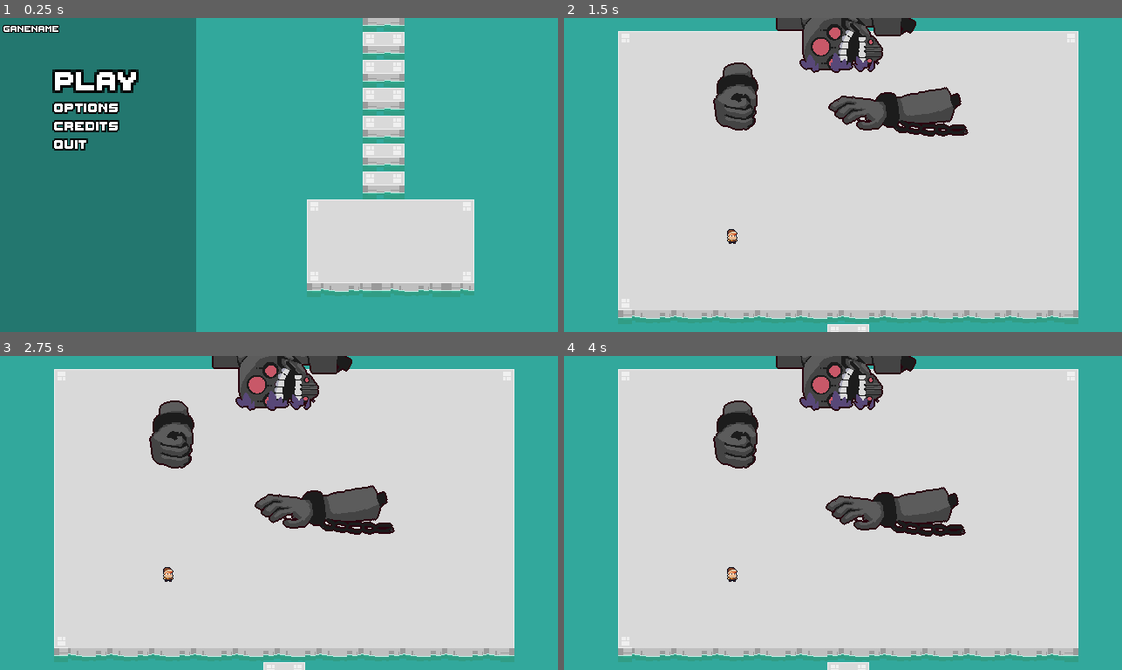
Above: before the commit, frames 1-4 (two rows, left to right).
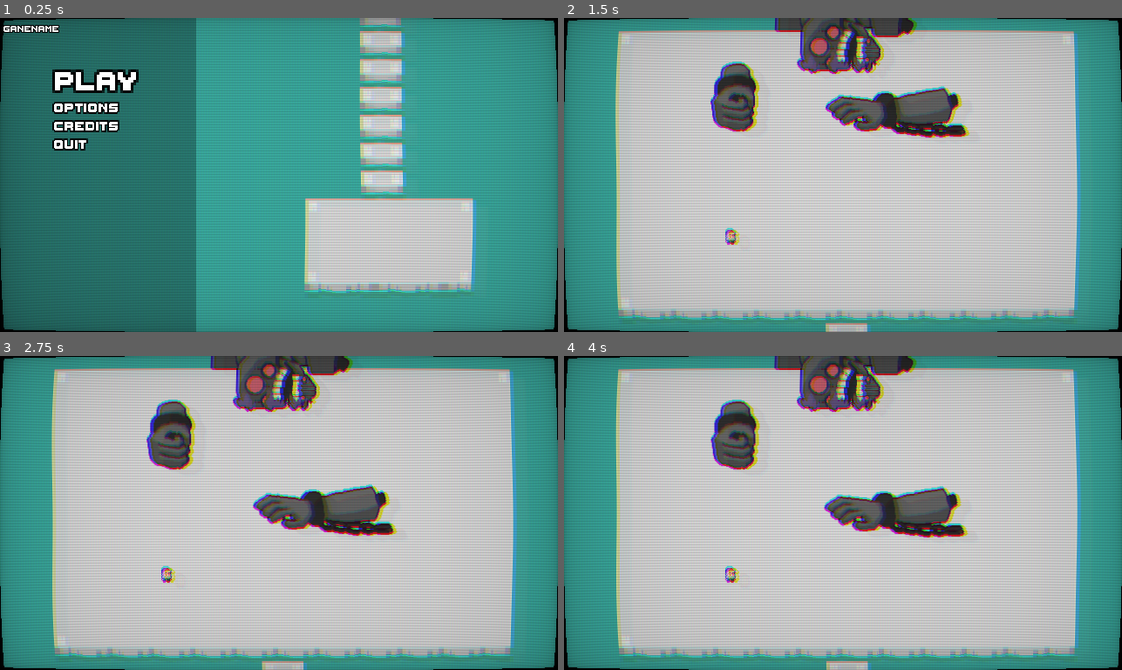
Above: after the commit, the same moments.

Repository: MassBitchen/GameNameJam_A
Game: Godot game, scene res://scenes/main_scene.tscn
The game is run twice, just before and just after one commit, with the same random seed, the same clock (stepped at 60 frames per second) and the same inputs.
Inputs (mouse positions are in pixels of both pictures, inside the frame that each line leads up to):
- Up to frame 1 (0.25 s): no input
- Up to frame 2 (1.5 s): click (664, 80) at 0.5 s; move the mouse to (965, 159) at 1.27 s; hold D (move_right) from 1.28 s (still down); hold E (E) from 1.28 s (still down)
- Up to frame 3 (2.75 s): tap W (W) at 1.55, 2.1 s; move the mouse to (167, 528) at 2.02 s; release D (move_right) at 2.03 s; release E (E) at 2.03 s; hold S (move_down) from 2.03 s (still down); tap E (E) at 2.3 s
- Up to frame 4 (4 s): move the mouse to (898, 443) at 2.77 s; release S (move_down) at 2.78 s; hold E (E) 2.78-3.53 s; hold D (move_right) from 2.78 s (still down); tap W (W) at 3.05 s; move the mouse to (815, 575) at 3.52 s; tap Q (Q) at 3.6 s; tap E (E) at 3.8 s

The runs differ from the first frame. In frame 1, 24% of the frame differs, in the area x 0-100%, y 0-100%; in frame 2, 54%; in frame 3, 57%; in frame 4, 55%.

Commit message:
crt shaders

Diff:
--- /dev/null
+++ b/assets/shaders/crt.gdshader
@@ -0,0 +1,124 @@
+//---CRT Shader---
+shader_type canvas_item;
+
+uniform float wobble_speed: hint_range(0.0, 1.0) = 0.1;
+uniform float wobble_frequency: hint_range(0.0, 1.0) = 0.3;
+uniform float wobble_strength: hint_range(0.0, 1.0) = 0.5;
+uniform float fisheye: hint_range(0.0, 1.0) = 0.25;
+uniform float brighten: hint_range(0.0, 3.0) = 0.65;
+uniform float scanline_count : hint_range(0, 1800) = 240.0;
+uniform float scanline_movespeed : hint_range(0.0, 10.0) = 0.5;
+uniform float horizontal_scanline_strength: hint_range(0.0, 1.0) = 0.4;
+uniform float vertical_scanline_strength: hint_range(0.0, 1.0) = 0.02;
+uniform float chromatic: hint_range(0.0, 10.0) = 2.0;
+uniform float ghosting: hint_range(0.0, 0.3) = 0.05;
+uniform float vignette: hint_range(0.0, 1.0) = 0.05;
+uniform vec3 edge_color: source_color = vec3(1.0, 1.0, 1.0);
+
+uniform sampler2D SCREEN_TEXTURE: hint_screen_texture, filter_nearest, repeat_disable;
+
+uniform float bloomRadius = 1.0;
+uniform float bloomThreshold = 1.0;
+uniform float bloomIntensity = 1.0;
+
+vec3 GetBloomPixel(sampler2D tex, vec2 uv, vec2 texPixelSize) {
+	vec2 uv2 = floor(uv / texPixelSize) * texPixelSize;
+	uv2 += texPixelSize * .001;
+	vec3 tl = max(texture(tex, uv2).rgb - bloomThreshold, 0.0);
+	vec3 tr = max(texture(tex, uv2 + vec2(texPixelSize.x, 0.0)).rgb - bloomThreshold, 0.0);
+	vec3 bl = max(texture(tex, uv2 + vec2(0.0, texPixelSize.y)).rgb - bloomThreshold, 0.0);
+	vec3 br = max(texture(tex, uv2 + vec2(texPixelSize.x, texPixelSize.y)).rgb - bloomThreshold, 0.0);
+	vec2 f = fract( uv / texPixelSize );
+
+	vec3 tA = mix( tl, tr, f.x );
+	vec3 tB = mix( bl, br, f.x );
+
+	return mix( tA, tB, f.y );
+}
+
+vec3 GetBloom(sampler2D tex, vec2 uv, vec2 texPixelSize) {
+	vec3 bloom = vec3(0.0);
+	vec2 off = vec2(1) * texPixelSize * bloomRadius;
+	bloom += GetBloomPixel(tex, uv + off * vec2(-1, -1), texPixelSize * bloomRadius) * 0.292893;
+	bloom += GetBloomPixel(tex, uv + off * vec2(-1, 0), texPixelSize * bloomRadius) * 0.5;
+	bloom += GetBloomPixel(tex, uv + off * vec2(-1, 1), texPixelSize * bloomRadius) * 0.292893;
+	bloom += GetBloomPixel(tex, uv + off * vec2(0, -1), texPixelSize * bloomRadius) * 0.5;
+	bloom += GetBloomPixel(tex, uv + off * vec2(0, 0), texPixelSize * bloomRadius) * 1.0;
+	bloom += GetBloomPixel(tex, uv + off * vec2(0, 1), texPixelSize * bloomRadius) * 0.5;
+	bloom += GetBloomPixel(tex, uv + off * vec2(1, -1), texPixelSize * bloomRadius) * 0.292893;
+	bloom += GetBloomPixel(tex, uv + off * vec2(1, 0), texPixelSize * bloomRadius) * 0.5;
+	bloom += GetBloomPixel(tex, uv + off * vec2(1, 1), texPixelSize * bloomRadius) * 0.292893;
+	bloom /= 4.171573f;
+	return bloom;
+}
+
+vec2 uv_curve(vec2 uv)
+{
+	uv = (uv - 0.5) * 2.0;
+
+
+	uv.x *= 1.0 + pow(abs(uv.y) * fisheye, 3.0);
+	uv.y *= 1.0 + pow(abs(uv.x) * fisheye, 3.0);
+
+	//The scale part (you can delete it when you want)
+	//uv /= 1.04;
+
+	uv = (uv/2.0) + 0.5;
+	return uv;
+}
+
+
+void fragment()
+{
+	// Fisheye
+	vec2 uv = uv_curve(SCREEN_UV);
+
+	// Wobble effect
+	float x = sin(wobble_speed*TIME+uv.y*wobble_frequency*14.0)*sin(wobble_speed*2.5*TIME+uv.y*wobble_frequency*20.0)*0.004*wobble_strength;
+
+	// Chromatic aberration
+	vec2 chromatic_uv = uv + vec2(x, 0);
+	float r = texture(SCREEN_TEXTURE, chromatic_uv+SCREEN_PIXEL_SIZE.x*vec2(chromatic, chromatic), 0.0).r+0.05;
+	float g = texture(SCREEN_TEXTURE, chromatic_uv+SCREEN_PIXEL_SIZE.x*vec2(chromatic, -chromatic), 0.0).g+0.05;
+	float b = texture(SCREEN_TEXTURE, chromatic_uv+SCREEN_PIXEL_SIZE.x*vec2(-chromatic, -chromatic), 0.0).b+0.05;
+	vec3 col = vec3(r, g, b);
+
+	// Ghosting
+	col.r += ghosting*texture(SCREEN_TEXTURE,vec2(x+uv.x-0.025, uv.y-0.025)).r;
+	col.g += ghosting*texture(SCREEN_TEXTURE,vec2(x+uv.x-0.022, uv.y-0.02)).g;
+	col.b += ghosting*texture(SCREEN_TEXTURE,vec2(x+uv.x-0.02, uv.y-0.018)).b;
+
+	// Brighten
+	col *= 1.0 + brighten;
+
+	// Bloom
+	vec3 bloom = GetBloom(SCREEN_TEXTURE, uv, SCREEN_PIXEL_SIZE);
+	col.rgb += bloom * bloomIntensity;
+
+	// Scanlines (horizontal lines)
+	float s = sin(scanline_movespeed*TIME+uv.y * scanline_count * PI * 2.0);
+	s = (s * 0.2 + 0.5) * 0.9 + 0.1;
+	vec3 scan_line = vec3(pow(s, horizontal_scanline_strength*0.5));
+	col *= scan_line;
+
+	// Grid lines (vertical lines)
+	float grid_uv = mod(SCREEN_UV.x / SCREEN_PIXEL_SIZE.x, 3.0);
+	vec3 grid_color;
+	grid_color.r = clamp(1.0 - grid_uv, 0.0, 1.0) + clamp(grid_uv - 2.0, 0.0, 1.0);
+	grid_color.g = clamp(1.0 - abs(1.0 - grid_uv), 0.0, 1.0);
+	grid_color.b = 1.0 - grid_color.r - grid_color.g;
+	col *= clamp(normalize(clamp(grid_color, 0.5-vertical_scanline_strength, 1.0)), vec3(0.0), vec3(1.0));
+
+
+	// Vignette
+	float vig = (1.0*20.0*uv.x*uv.y*(1.0-uv.x)*(1.0-uv.y));
+	col *= vec3(pow(vig,vignette));
+
+	// Black border outside of fisheye
+	if (uv.x < 0.0 || uv.x > 1.0)
+		col = edge_color;
+	if (uv.y < 0.0 || uv.y > 1.0)
+		col = edge_color;
+
+	COLOR = vec4(col, 1.0);
+}
--- /dev/null
+++ b/assets/shaders/outline.gdshader
@@ -0,0 +1,62 @@
+shader_type canvas_item;
+
+uniform vec4 color : source_color = vec4(1.0);
+uniform float width : hint_range(0, 10) = 1.0;
+uniform int pattern : hint_range(0, 2) = 0; // diamond, circle, square
+uniform bool inside = false;
+uniform bool add_margins = true; // only useful when inside is false
+
+void vertex() {
+	if (add_margins) {
+		VERTEX += (UV * 2.0 - 1.0) * width;
+	}
+}
+
+bool hasContraryNeighbour(vec2 uv, vec2 texture_pixel_size, sampler2D texture) {
+	for (float i = -ceil(width); i <= ceil(width); i++) {
+		float x = abs(i) > width ? width * sign(i) : i;
+		float offset;
+
+		if (pattern == 0) {
+			offset = width - abs(x);
+		} else if (pattern == 1) {
+			offset = floor(sqrt(pow(width + 0.5, 2) - x * x));
+		} else if (pattern == 2) {
+			offset = width;
+		}
+
+		for (float j = -ceil(offset); j <= ceil(offset); j++) {
+			float y = abs(j) > offset ? offset * sign(j) : j;
+			vec2 xy = uv + texture_pixel_size * vec2(x, y);
+
+			if ((xy != clamp(xy, vec2(0.0), vec2(1.0)) || texture(texture, xy).a <= 0.0) == inside) {
+				return true;
+			}
+		}
+	}
+
+	return false;
+}
+
+void fragment() {
+	vec2 uv = UV;
+
+	if (add_margins) {
+		vec2 texture_pixel_size = vec2(1.0) / (vec2(1.0) / TEXTURE_PIXEL_SIZE + vec2(width * 2.0));
+
+		uv = (uv - texture_pixel_size * width) * TEXTURE_PIXEL_SIZE / texture_pixel_size;
+
+		if (uv != clamp(uv, vec2(0.0), vec2(1.0))) {
+			COLOR.a = 0.0;
+		} else {
+			COLOR = texture(TEXTURE, uv);
+		}
+	} else {
+		COLOR = texture(TEXTURE, uv);
+	}
+
+	if ((COLOR.a > 0.0) == inside && hasContraryNeighbour(uv, TEXTURE_PIXEL_SIZE, TEXTURE)) {
+		COLOR.rgb = inside ? mix(COLOR.rgb, color.rgb, color.a) : color.rgb;
+		COLOR.a += (1.0 - COLOR.a) * color.a;
+	}
+}
--- a/scenes/main_scene.tscn
+++ b/scenes/main_scene.tscn
@@ -4,11 +4,31 @@
 [ext_resource type="PackedScene" uid="uid://cdhmypurlnbyw" path="res://scenes/title_screen.tscn" id="2_pw63i"]
 [ext_resource type="Script" uid="uid://bb0632ib7j5et" path="res://scenes/popup_manager.gd" id="3_7ykc4"]
 [ext_resource type="PackedScene" uid="uid://b8h3g437j73fb" path="res://scenes/battle_scene.tscn" id="3_pu3yx"]
+[ext_resource type="Shader" uid="uid://dtahmryw2jjok" path="res://assets/shaders/crt.gdshader" id="4_18nlu"]
 [ext_resource type="Script" uid="uid://da6d78s8867ns" path="res://scenes/dialog_manager.gd" id="4_gubc5"]
 [ext_resource type="Resource" uid="uid://vq2l5fag5wbd" path="res://resources/dialog/1.tres" id="5_c16ls"]
 [ext_resource type="PackedScene" uid="uid://b0uptuihe2xlr" path="res://scenes/ui/dialog/dialog_options.tscn" id="5_rt2n2"]
 
 [sub_resource type="Environment" id="Environment_und3l"]
+
+[sub_resource type="ShaderMaterial" id="ShaderMaterial_c1pb6"]
+shader = ExtResource("4_18nlu")
+shader_parameter/wobble_speed = 0.1
+shader_parameter/wobble_frequency = 0.3
+shader_parameter/wobble_strength = 0.5
+shader_parameter/fisheye = 0.25
+shader_parameter/brighten = 0.65
+shader_parameter/scanline_count = 240.0
+shader_parameter/scanline_movespeed = 0.5
+shader_parameter/horizontal_scanline_strength = 0.4
+shader_parameter/vertical_scanline_strength = 0.02
+shader_parameter/chromatic = 2.0
+shader_parameter/ghosting = 0.05
+shader_parameter/vignette = 0.05
+shader_parameter/edge_color = Color(0, 0, 0, 1)
+shader_parameter/bloomRadius = 1.0
+shader_parameter/bloomThreshold = 1.0
+shader_parameter/bloomIntensity = 1.0
 
 [node name="MainScene" type="Node2D" unique_id=572746955]
 script = ExtResource("1_w2twt")
@@ -19,6 +39,15 @@
 environment = SubResource("Environment_und3l")
 
 [node name="ScreenCanvas" type="CanvasLayer" parent="." unique_id=464352026]
+
+[node name="crt" type="ColorRect" parent="ScreenCanvas" unique_id=1613429258]
+material = SubResource("ShaderMaterial_c1pb6")
+anchors_preset = 15
+anchor_right = 1.0
+anchor_bottom = 1.0
+grow_horizontal = 2
+grow_vertical = 2
+mouse_filter = 2
 
 [node name="GameRoot" type="Node2D" parent="." unique_id=2082048209]
 unique_name_in_owner = true
Not shown, added: assets/shaders/crt.gdshader.uid
Not shown, added: assets/shaders/outline.gdshader.uid
